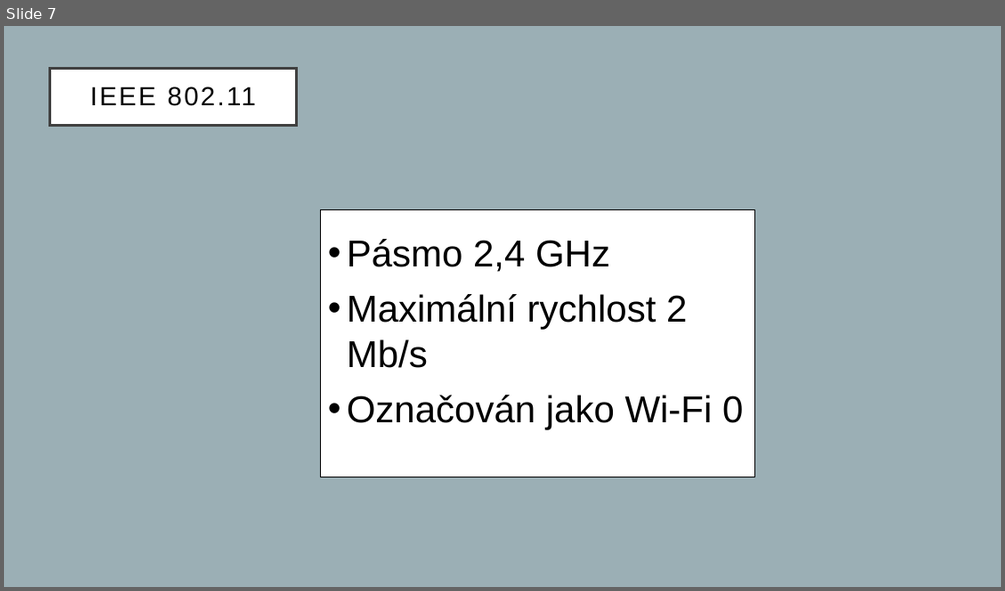
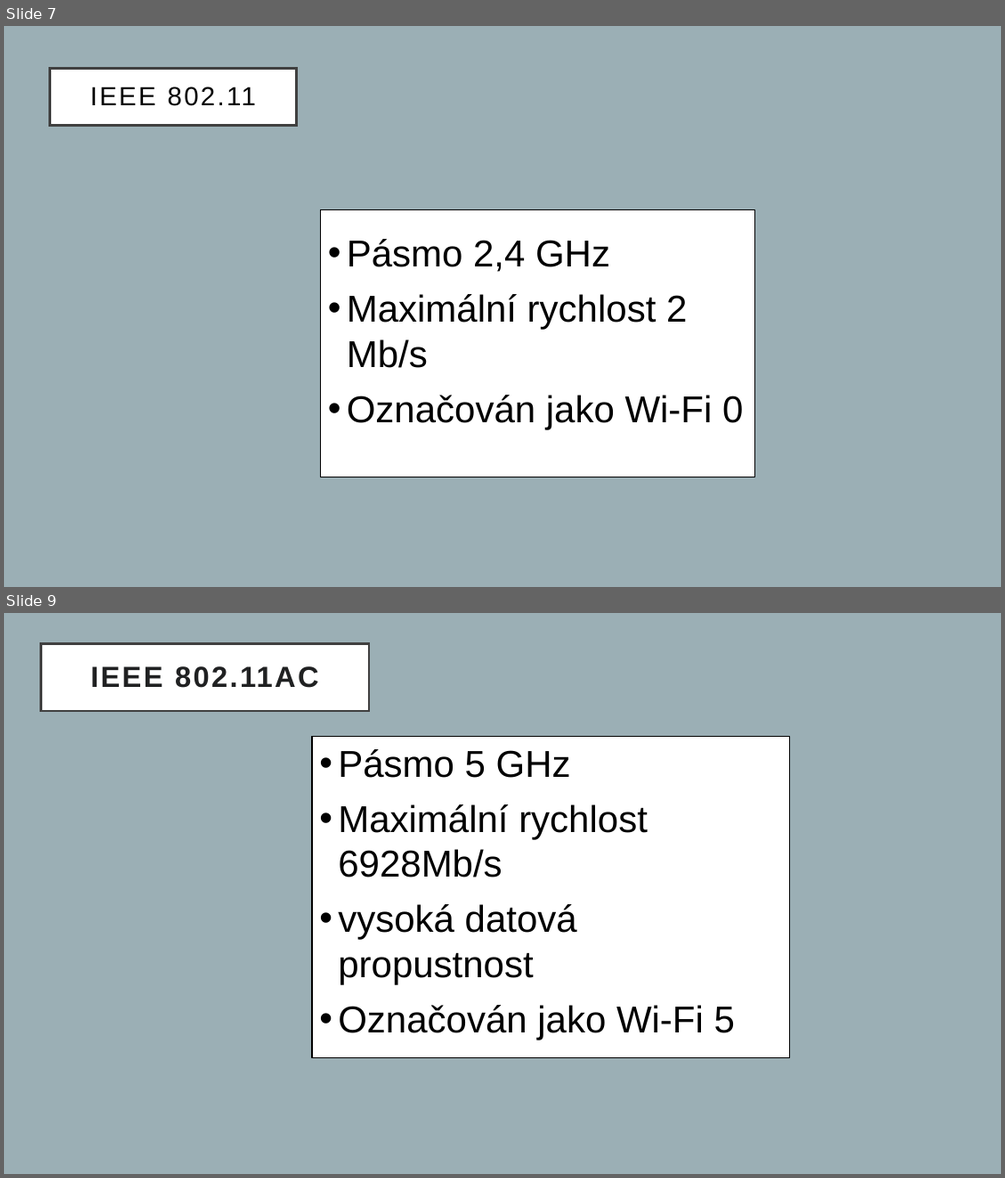
Before and after one commit to proch4zkov4/prezentace-wifi, a slide deck: prochazkova.pptx. Shown one above the other, each under a label of ours: slide 7 before the commit, slides 7 and 9 after it; the slides between them are not shown. The pictures are 1005x591 and 1005x1178 pixels, drawn with LibreOffice and Linux fonts; fonts in the diff are those of the drawing. Boxes give left, top, right and bottom in pixels: in the first picture for what was removed or moved away, otherwise in the second. Text is boxed around its words. In the diff, an @@ line names an element or a change of style, - is before the commit and + after.

```diff
--- a/prochazkova.pptx
+++ b/prochazkova.pptx
@@ slide 9 added at (x1=4, y1=613, x2=1001, y2=1174), background #9BAFB5 @@
@@ title added at (x1=40, y1=644, x2=369, y2=711), fill #FFFFFF, outline #404040 2.5 pt, 28 pt, text #202122, bold @@
+IEEE 802.11AC
@@ text added at (x1=312, y1=736, x2=790, y2=1058), fill #FFFFFF, outline #000000 1 pt, 36 pt, text #000000 @@
+• Pásmo 5 GHz
+• Maximální rychlost 6928Mb/s
+• vysoká datová propustnost
+• Označován jako Wi-Fi 5
```
Also in this commit, not shown: 2 slides changed, 3 other slides added, 8 slides removed.
